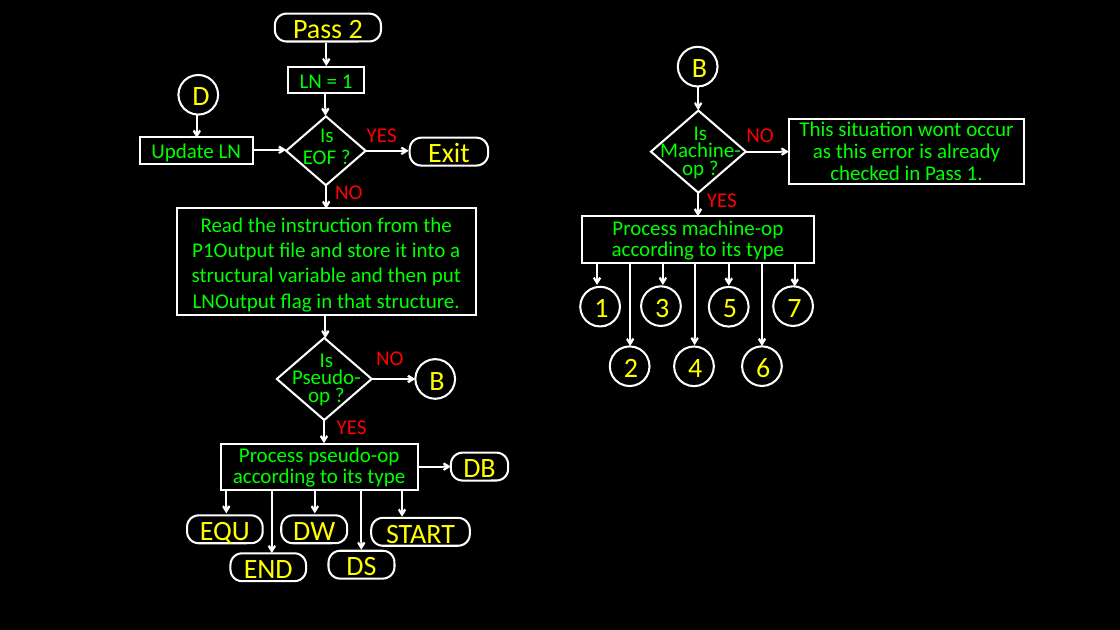
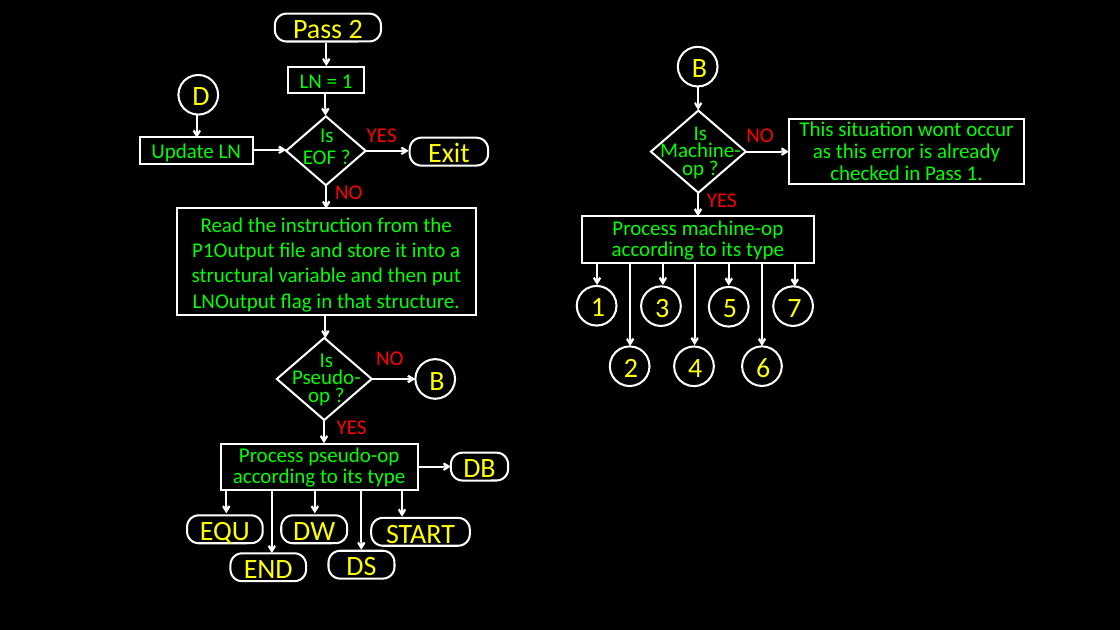
Before and after one commit to bondeabhijeet/8085, a slide deck: slide 3 of Pass 1 8085.pptx. Drawn at 1120x630 pixels with LibreOffice and Linux fonts; fonts in the diff are those of the drawing. Boxes give left, top, right and bottom in pixels: in the first picture for what was removed or moved away, otherwise in the second. Text is boxed around its words. In the diff, an @@ line names an element or a change of style, - is before the commit and + after.

```diff
--- a/Pass 1 8085.pptx
+++ b/Pass 1 8085.pptx
@@ ellipse "1": place and size @@
-ellipse "1" at <box>581,287,620,326</box>
+ellipse "1" at <box>577,286,617,325</box>
```
Also in this commit, not shown: 3 slides added, 1 slide removed.
